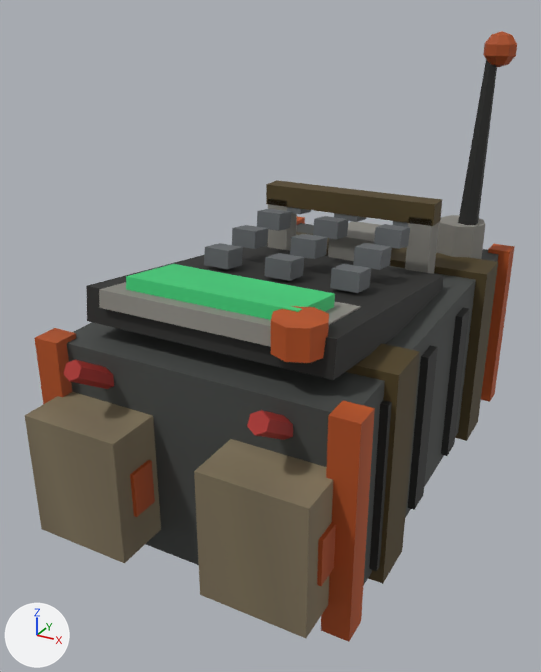
The glTF model assets/weapons/bomb/tp.glb: old version first, new version second.
Before and after are seen from a 50 mm camera at (0.207, -0.423, 0.306) aimed at (-0.012, -0.025, 0.107). Lighting does not change. The marker at lower left points along +X, +Y and +Z. The first picture is the older version. Vertices at exactly the same position are counted once.

Names of what the first picture shows: 'bomb'.
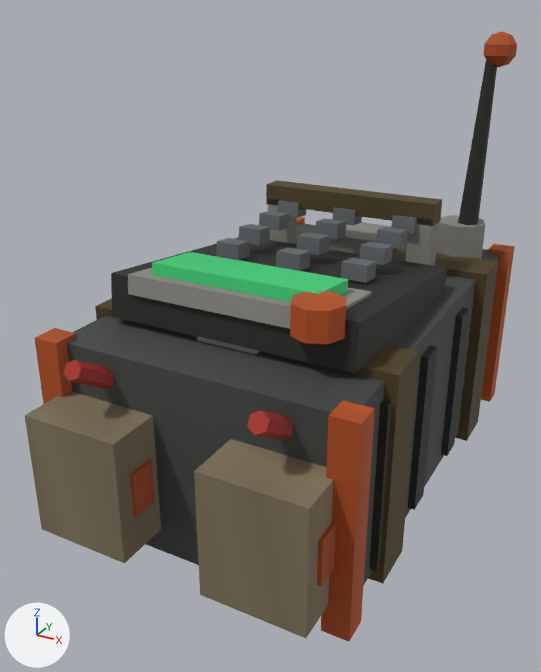
Where the change shows, as pixel boxes [x1, y1, x2, y2] in the pictures (541 x 672 px; the box of a moved part takes in the faces that stretch with it):
part 1 of me_case, moved or reshaped
    before: [204, 243, 243, 269]
    after: [216, 238, 250, 260]
part 2 of me_case, moved or reshaped
    before: [264, 253, 304, 281]
    after: [276, 247, 311, 271]
part 3 of me_case, moved or reshaped
    before: [330, 264, 371, 293]
    after: [341, 258, 376, 283]
part 4 of me_case, moved or reshaped
    before: [232, 225, 268, 249]
    after: [239, 224, 270, 245]
part 5 of me_case, moved or reshaped
    before: [290, 234, 328, 259]
    after: [296, 232, 329, 255]
part 6 of me_case, moved or reshaped
    before: [353, 243, 392, 270]
    after: [359, 242, 393, 265]
part 7 of me_case, moved or reshaped
    before: [374, 224, 410, 249]
    after: [376, 227, 408, 249]
part 8 of me_case, moved or reshaped
    before: [287, 207, 311, 214]
    after: [278, 200, 306, 218]
part 9 of me_case, moved or reshaped
    before: [334, 213, 366, 222]
    after: [332, 208, 362, 225]
part 10 of me_case, moved or reshaped (mostly hidden before)
    before: [393, 221, 409, 227]
    after: [391, 215, 417, 234]
part 11 of me_case, moved or reshaped
    before: [271, 306, 329, 363]
    after: [290, 291, 346, 344]
part 12 of me_case, moved or reshaped
    before: [86, 247, 444, 380]
    after: [111, 237, 447, 373]

The change in detail:
me_case has 382 vertices, 600 faces and spans x -0.1..0.1, y -0.17..0.17, z 0.0..0.291.
me_case is used by ob_bomb; location (0.0, 0.0, 0.0).
me_case part 1: the loose piece of 8 vertices spanning x -0.054..-0.036, y -0.038..-0.019, z 0.151..0.165 is scaled about its middle by (0.917, 0.834, 0.871), then moved by (0.0, 0.012, 0.001).
me_case part 2: the loose piece of 8 vertices spanning x -0.009..0.009, y -0.038..-0.019, z 0.151..0.165 is scaled about its middle by (0.917, 0.834, 0.871), then moved by (0.0, 0.012, 0.001).
me_case part 3: the loose piece of 8 vertices spanning x 0.036..0.054, y -0.038..-0.019, z 0.151..0.165 is scaled about its middle by (0.917, 0.834, 0.871), then moved by (0.0, 0.012, 0.001).
me_case part 4: the loose piece of 8 vertices spanning x -0.054..-0.036, y -0.004..0.015, z 0.155..0.169 is scaled about its middle by (0.917, 0.834, 0.871), then moved by (0.0, 0.006, 0.0).
me_case part 5: the loose piece of 8 vertices spanning x -0.009..0.009, y -0.004..0.015, z 0.155..0.169 is scaled about its middle by (0.917, 0.834, 0.871), then moved by (0.0, 0.006, 0.0).
me_case part 6: the loose piece of 8 vertices spanning x 0.036..0.054, y -0.004..0.015, z 0.155..0.169 is scaled about its middle by (0.917, 0.834, 0.871), then moved by (0.0, 0.006, 0.0).
me_case part 7: the loose piece of 8 vertices spanning x 0.036..0.054, y 0.03..0.049, z 0.16..0.174 is scaled about its middle by (0.917, 0.834, 0.871), then moved by (0.0, 0.0, -0.001).
me_case part 8: the loose piece of 8 vertices spanning x -0.054..-0.036, y 0.064..0.084, z 0.164..0.178 is scaled about its middle by (0.917, 0.834, 0.871), then moved by (0.0, -0.006, -0.002).
me_case part 9: the loose piece of 8 vertices spanning x -0.009..0.009, y 0.064..0.084, z 0.164..0.178 is scaled about its middle by (0.917, 0.834, 0.871), then moved by (0.0, -0.006, -0.002).
me_case part 10: the loose piece of 8 vertices spanning x 0.036..0.054, y 0.064..0.084, z 0.164..0.178 is scaled about its middle by (0.917, 0.834, 0.871), then moved by (0.0, -0.006, -0.002).
me_case part 11: the loose piece of 16 vertices spanning x 0.042..0.072, y -0.136..-0.106, z 0.151..0.169 is moved by (0.0, 0.021, 0.001).
me_case part 12: 24 of 382 vertices moved; they spanned x -0.077..0.077, y -0.127..0.055, z 0.119..0.169 and now span x -0.079..0.079, y -0.102..0.056, z 0.119..0.171; mean shift (0.0, 0.018, 0.001); largest move (-0.065, -0.126, 0.163) -> (-0.065, -0.101, 0.164).
